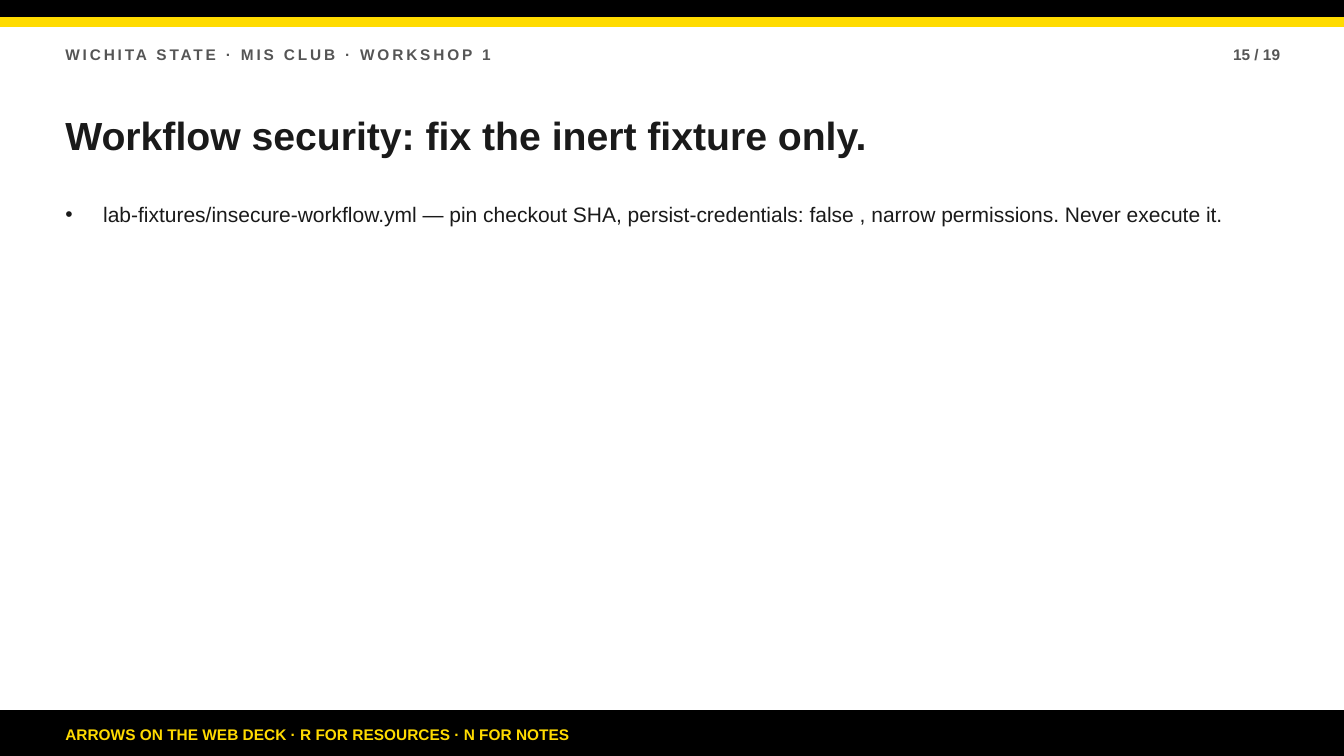
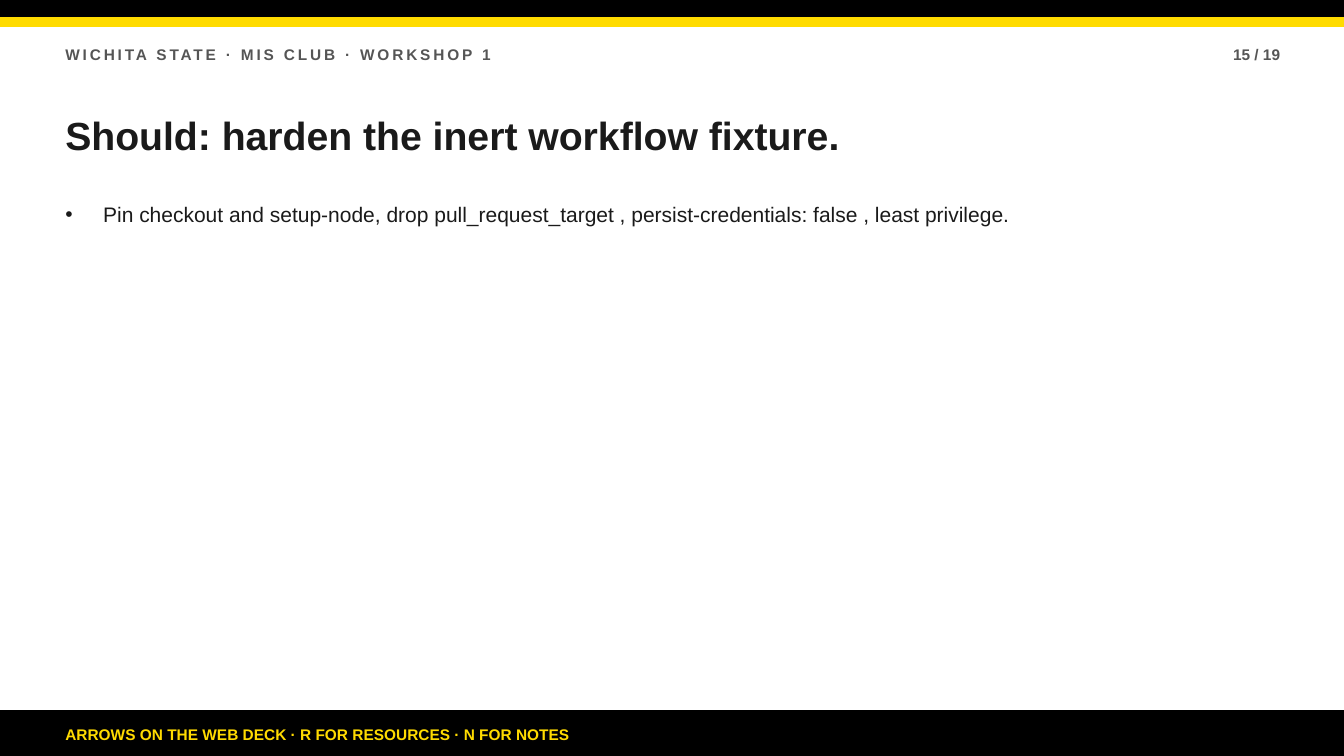
Before and after one commit to bsbcyber/workshop-site, a slide deck: slide 15 of Workshop-2-Secure-Development.pptx. Drawn at 1344x756 pixels with LibreOffice and Linux fonts; fonts in the diff are those of the drawing. Boxes give left, top, right and bottom in pixels: in the first picture for what was removed or moved away, otherwise in the second. Text is boxed around its words. In the diff, an @@ line names an element or a change of style, - is before the commit and + after.

```diff
--- a/Workshop-2-Secure-Development.pptx
+++ b/Workshop-2-Secure-Development.pptx
@@ text at (x1=65, y1=121, x2=840, y2=151): text changed @@
-Workflow security: fix the inert fixture only.
+Should: harden the inert workflow fixture.
@@ text at (x1=103, y1=206, x2=1009, y2=227): text changed @@
-• lab-fixtures/insecure-workflow.yml — pin checkout SHA, persist-credentials: false , narrow permissions. Never execute it.
+• Pin checkout and setup-node, drop pull_request_target , persist-credentials: false , least privilege.
```
Also in this commit, not shown: 16 other slides changed, 1 slide added, 1 slide removed, 5 other files.
